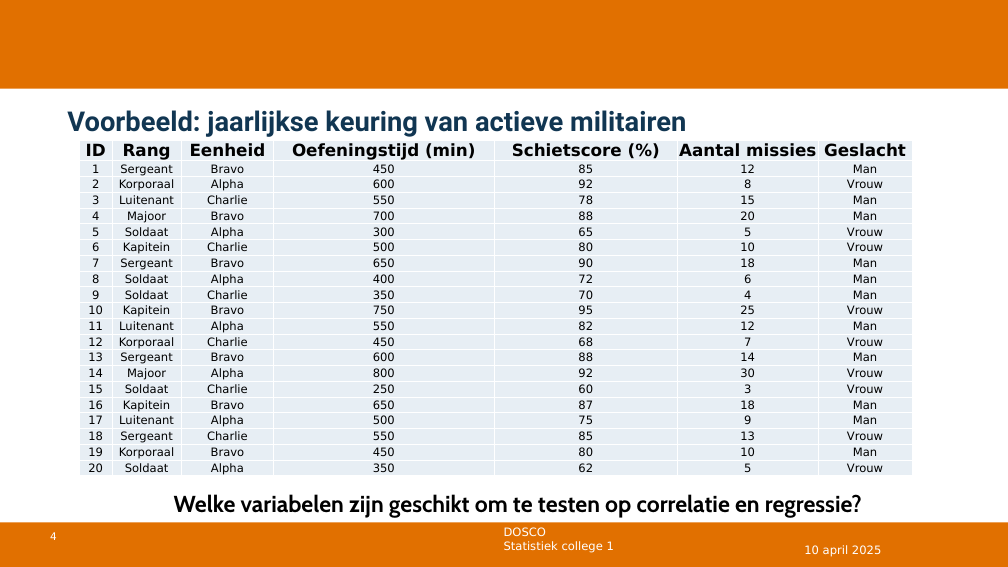
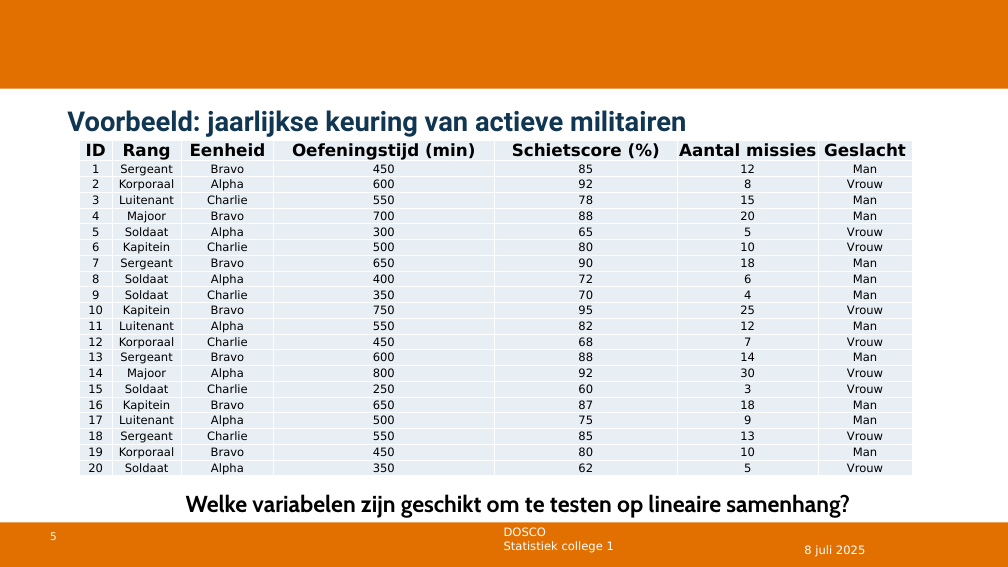
Before and after one commit to DBlom96/Statistiek, a slide deck: slide 5 of Danny/Onderwijs/Statistiek/2024-2025/Slides/Nieuwe slides/Statistiek 2024-2025 -- college 12 -- correlatie en regressie.pptx (slide 4 before the commit). Drawn at 1008x567 pixels with LibreOffice and Linux fonts; fonts in the diff are those of the drawing; background and template pictures are left out. Boxes give left, top, right and bottom in pixels: in the first picture for what was removed or moved away, otherwise in the second. Text is boxed around its words. In the diff, an @@ line names an element or a change of style, - is before the commit and + after.

```diff
--- a/Danny/Onderwijs/Statistiek/2024-2025/Slides/Nieuwe slides/Statistiek 2024-2025 -- college 12 -- correlatie en regressie.pptx
+++ b/Danny/Onderwijs/Statistiek/2024-2025/Slides/Nieuwe slides/Statistiek 2024-2025 -- college 12 -- correlatie en regressie.pptx
@@ text at box(186, 494, 850, 518): text changed @@
-Welke variabelen zijn geschikt om te testen op correlatie en regressie?
+Welke variabelen zijn geschikt om te testen op lineaire samenhang?
@@ page number at box(50, 532, 57, 540): text changed @@
-4
+5
@@ text at box(804, 545, 865, 557): text changed @@
-10 april 2025
+8 juli 2025
```
Also in this commit, not shown: 8 other slides changed, 12 slides added, 21 slides removed.
